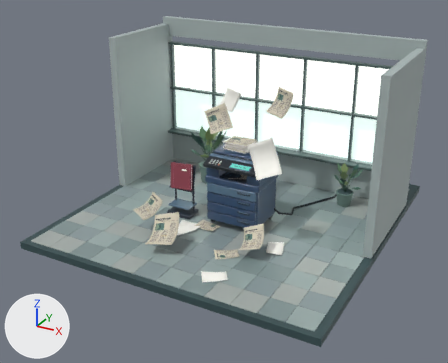
The glTF model public/painted-worlds/rooms/2024-55/scene.glb: old version first, new version second.
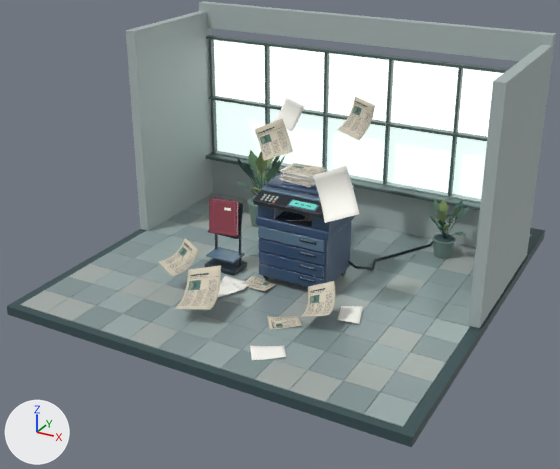
The first picture shows the older version from a camera (50 mm lens) standing at (8.5, -15.44, 9.17) and looking at (-0.14, 0.26, 1.32). The close-ups show the older and then the newer version on the part from 3% to 96% of the width and 4% to 100% of the height of that picture. Only the edits that show in the close-ups are written down. Every picture has the same lights, and +X, +Y and +Z are marked at lower left. Where no turn or scale is listed for an object, it has been applied to the vertices.

Names of what the first close-up shows: 'Clouded window pane.003', 'Clouded window pane.007', 'Clouded window pane.008', 'Filing stand angled rest', 'Filing stand floor plate', 'Filing stand lower shelf', 'Filing stand retaining lip', 'Filing stand upright', 'Filing stand upright.001', 'Folio back board', 'Glazed floor tile', 'Glazed floor tile.001', 'Glazed floor tile.003', 'Glazed floor tile.006', 'Ground tile bed', 'Ivory edges of the filing packet', 'Opposite wall behind the service panel', 'Oxblood folio front board', 'Plaster below window', 'Side wall and shallow return', 'Window head' and 71 more.
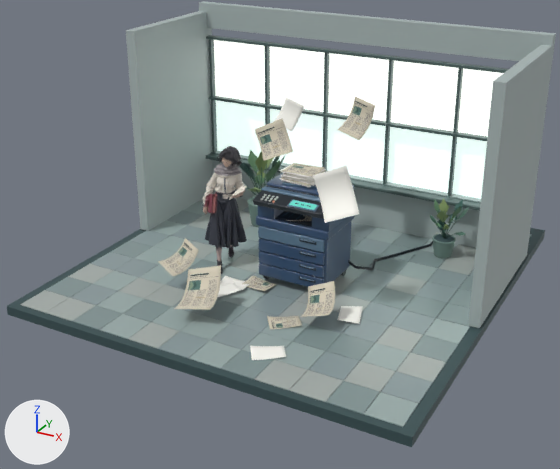
Pixel boxes (x1, y1, x2, y2) of what changed, in the close-ups (560 x 469 px):
'Tripo | Tripo | tripo_node_74d86299-74bf-4510-bc38-8a485df6128a', added
    after: (202, 146, 247, 274)
'Oxblood folio front board', deleted (red)
    before: (210, 199, 237, 237)
'Filing stand floor plate', deleted
    before: (205, 258, 247, 275)
'Filing stand lower shelf', deleted
    before: (206, 247, 245, 263)
'Filing stand angled rest', deleted
    before: (214, 197, 243, 235)
'Folio back board', deleted
    before: (218, 199, 239, 236)
'Filing stand retaining lip', deleted
    before: (208, 230, 241, 239)
'Filing stand upright', deleted (mostly hidden)
    before: (215, 234, 218, 249)

Diff of the bpy script that builds the scene:
```diff
--- a/public/painted-worlds/rooms/2024-55/scene.glb.py
+++ b/public/painted-worlds/rooms/2024-55/scene.glb.py
@@ mat_55___ink__ivory_linen_and_oxblood_bookcloth @@
+mat_55___ink__ivory_linen_and_oxblood_bookcloth = bpy.data.materials.new('55 | ink, ivory linen and oxblood bookcloth')
+mat_55___ink__ivory_linen_and_oxblood_bookcloth.use_nodes = True; mat_55___ink__ivory_linen_and_oxblood_bookcloth.node_tree.nodes.clear()
+_N = mat_55___ink__ivory_linen_and_oxblood_bookcloth.node_tree.nodes; _L = mat_55___ink__ivory_linen_and_oxblood_bookcloth.node_tree.links
+n0 = _N.new('ShaderNodeBsdfPrincipled'); n0.name = 'Principled BSDF'
+n0.inputs[2].default_value = 0.58  # 'Roughness'
+n0.inputs[19].default_value = 0.1  # 'Coat Weight'
+n0.inputs[20].default_value = 0.16  # 'Coat Roughness'
+n1 = _N.new('ShaderNodeOutputMaterial'); n1.name = 'Material Output'
+n2 = _N.new('ShaderNodeVertexColor'); n2.name = 'Color Attribute'
+_L.new(n0.outputs[0], n1.inputs[0])  # 'BSDF' to 'Surface'
+_L.new(n2.outputs[0], n0.inputs[0])  # 'Color' to 'Base Color'
@@ ob_filing_stand_angled_rest @@
-ob_filing_stand_angled_rest = bpy.data.objects.new('Filing stand angled rest', me_filing_stand_angled_rest)
@@ ob_filing_stand_floor_plate @@
-ob_filing_stand_floor_plate = bpy.data.objects.new('Filing stand floor plate', me_filing_stand_floor_plate)
@@ ob_filing_stand_lower_shelf @@
-ob_filing_stand_lower_shelf = bpy.data.objects.new('Filing stand lower shelf', me_filing_stand_lower_shelf)
@@ ob_filing_stand_retaining_lip @@
-ob_filing_stand_retaining_lip = bpy.data.objects.new('Filing stand retaining lip', me_filing_stand_retaining_lip)
@@ ob_filing_stand_upright @@
-ob_filing_stand_upright = bpy.data.objects.new('Filing stand upright', me_filing_stand_upright)
@@ ob_filing_stand_upright_001 @@
-ob_filing_stand_upright_001 = bpy.data.objects.new('Filing stand upright.001', me_filing_stand_upright_001)
@@ ob_folio_back_board @@
-ob_folio_back_board = bpy.data.objects.new('Folio back board', me_folio_back_board)
@@ ob_ivory_edges_of_the_filing_packet @@
-ob_ivory_edges_of_the_filing_packet = bpy.data.objects.new('Ivory edges of the filing packet', me_ivory_edges_of_the_filing_packet)
@@ ob_oxblood_folio_front_board @@
-ob_oxblood_folio_front_board = bpy.data.objects.new('Oxblood folio front board', me_oxblood_folio_front_board)
@@ ob_tripo___tripo___tripo_node_74d86299_74bf_4510_bc38_8a485df6128a @@
+ob_tripo___tripo___tripo_node_74d86299_74bf_4510_bc38_8a485df6128a = bpy.data.objects.new('Tripo | Tripo | tripo_node_74d86299-74bf-4510-bc38-8a485df6128a', me_meshes_0__001)  # 22858 vertices, 46000 faces; spans x -2.2..-0.9, y -0.44..0.84, z 0.0..3.04
+ob_tripo___tripo___tripo_node_74d86299_74bf_4510_bc38_8a485df6128a.location = (0.0, 0.0, 0.0)
```
